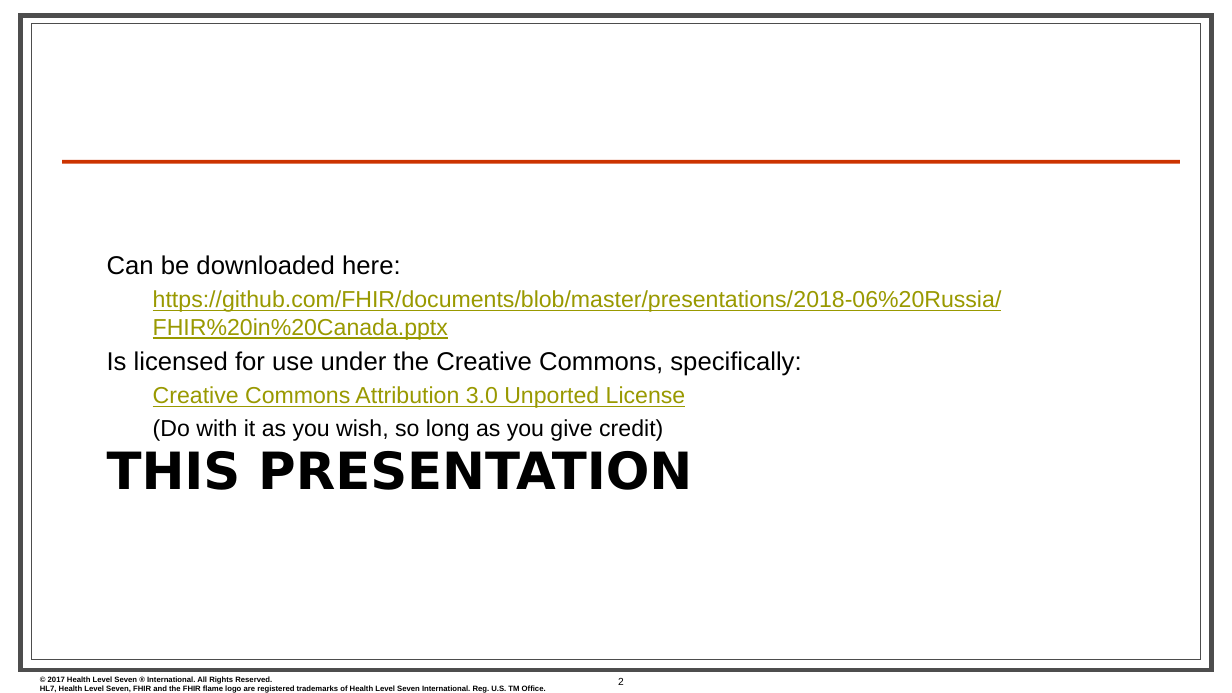
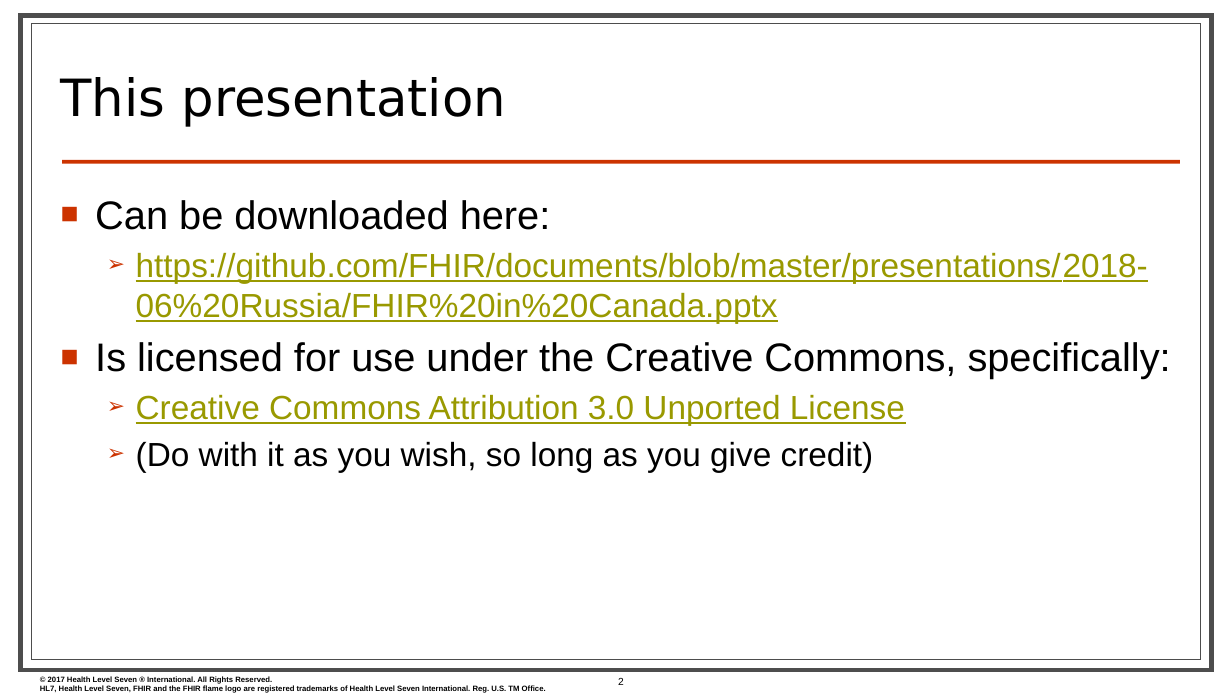
Before and after one commit to FHIR/documents, a slide deck: slide 2 of presentations/2018-06 Russia/FHIR in Canada.pptx. Drawn at 1232x693 pixels with LibreOffice and Linux fonts; fonts in the diff are those of the drawing; background and template pictures are left out. Boxes give left, top, right and bottom in pixels: in the first picture for what was removed or moved away, otherwise in the second. Text is boxed around its words. In the diff, an @@ line names an element or a change of style, - is before the commit and + after.

```diff
--- a/presentations/2018-06 Russia/FHIR in Canada.pptx
+++ b/presentations/2018-06 Russia/FHIR in Canada.pptx
@@ title "This presentation" at (61, 77, 506, 127): vertical alignment top to bottom @@
@@ title at (61, 77, 506, 127): text changed; bold off @@
-THIS PRESENTATION
+This presentation
@@ text "Can be downloaded here:": place and size @@
-text "Can be downloaded here:" at (107, 255, 1002, 441)
+text "Can be downloaded here:" at (95, 200, 1171, 472)
@@ text "Can be downloaded here:" at (95, 200, 1171, 472): size 20 to 31 pt in "Can be downloaded here:", "Is licensed for use under the Creative ..."; size 18 to 26 pt in "https://github.com/FHIR/documents/blob/master/presentations/ ...", "Creative Commons Attribution 3.0 Unported License", "(Do with it as you wish, so ..."; bullet none to ■; more space between paragraphs; bullet none to ➢; vertical alignment bottom to top @@
```
Also in this commit, not shown: 9 other files.
